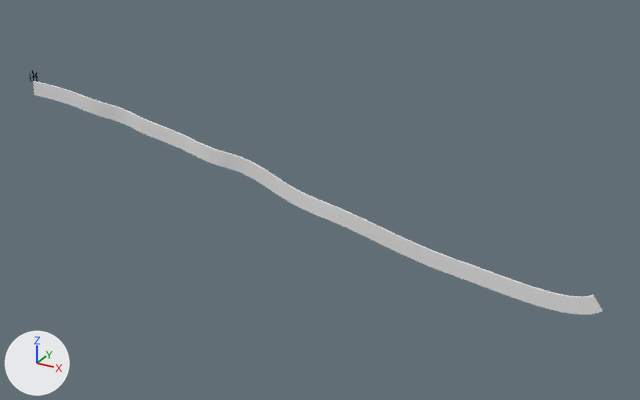
One commit to the Blender file levels/rolling-hill.blend: the scene before it, then after it.
Rendered twice from a 50 mm lens placed at (82.9, -80.2, 32.4), pointed at (37.9, 1.5, -8.5). The lights are fixed; the arrows at lower left show +X, +Y and +Z.

Objects in the first picture: 'BezierCircle'.
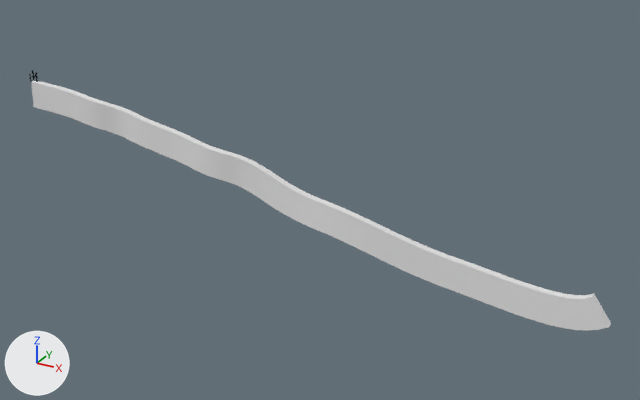
Location of each change, [x1, y1, x2, y2] in pixels of the pictures (640 x 400 px):
'BezierCircle', reshaped (7% taller): before [33, 81, 602, 315]; after [32, 80, 611, 331]

Patch to the scene script:
```diff
--- a/levels/rolling-hill.blend.py
+++ b/levels/rolling-hill.blend.py
@@ cu_beziercircle @@
 cu_beziercircle.use_fill_caps = True
-cu_beziercircle.bevel_object = ob_wall_obj
+cu_beziercircle.bevel_object = ob_wallcrosssection
@@ cu_wall @@
 _sp = cu_wall.splines.new('BEZIER'); _sp.bezier_points.add(3)
-_sp.bezier_points.foreach_set('co', [-0.144, -1.848, 0.0, -0.144, 0.0, 0.0, 0.144, 0.0, 0.0, 0.144, -1.848, 0.0])
-_sp.bezier_points.foreach_set('handle_left', [-0.0479, -1.848, 0.0, -0.144, -0.616, 0.0, 0.0479, 0.0, 0.0, 0.144, -1.232, 0.0])
-_sp.bezier_points.foreach_set('handle_right', [-0.144, -1.232, 0.0, -0.0479, 0.0, 0.0, 0.144, -0.616, 0.0, 0.0479, -1.848, 0.0])
+_sp.bezier_points.foreach_set('co', [-0.449, -3.447, 0.0, -0.449, 0.0, 0.0, 0.449, 0.0, 0.0, 0.449, -3.447, 0.0])
+_sp.bezier_points.foreach_set('handle_left', [-0.15, -3.447, 0.0, -0.449, -1.149, 0.0, 0.15, 0.0, 0.0, 0.449, -2.298, 0.0])
+_sp.bezier_points.foreach_set('handle_right', [-0.449, -2.298, 0.0, -0.15, 0.0, 0.0, 0.449, -1.149, 0.0, 0.15, -3.447, 0.0])
 for _p, _l, _r in zip(_sp.bezier_points, ['VECTOR', 'VECTOR', 'VECTOR', 'VECTOR'], ['VECTOR', 'VECTOR', 'VECTOR', 'VECTOR']): _p.handle_left_type = _l; _p.handle_right_type = _r
@@ ob_wall_obj @@
-ob_wall_obj = bpy.data.objects.new('Wall Obj', cu_wall)
-ob_wall_obj.location = (0.521, 3.102, -0.916)
@@ ob_wallcrosssection @@
+ob_wallcrosssection = bpy.data.objects.new('WallCrossSection', cu_wall)
+ob_wallcrosssection.location = (-2.699, -2.874, -0.916)
```
